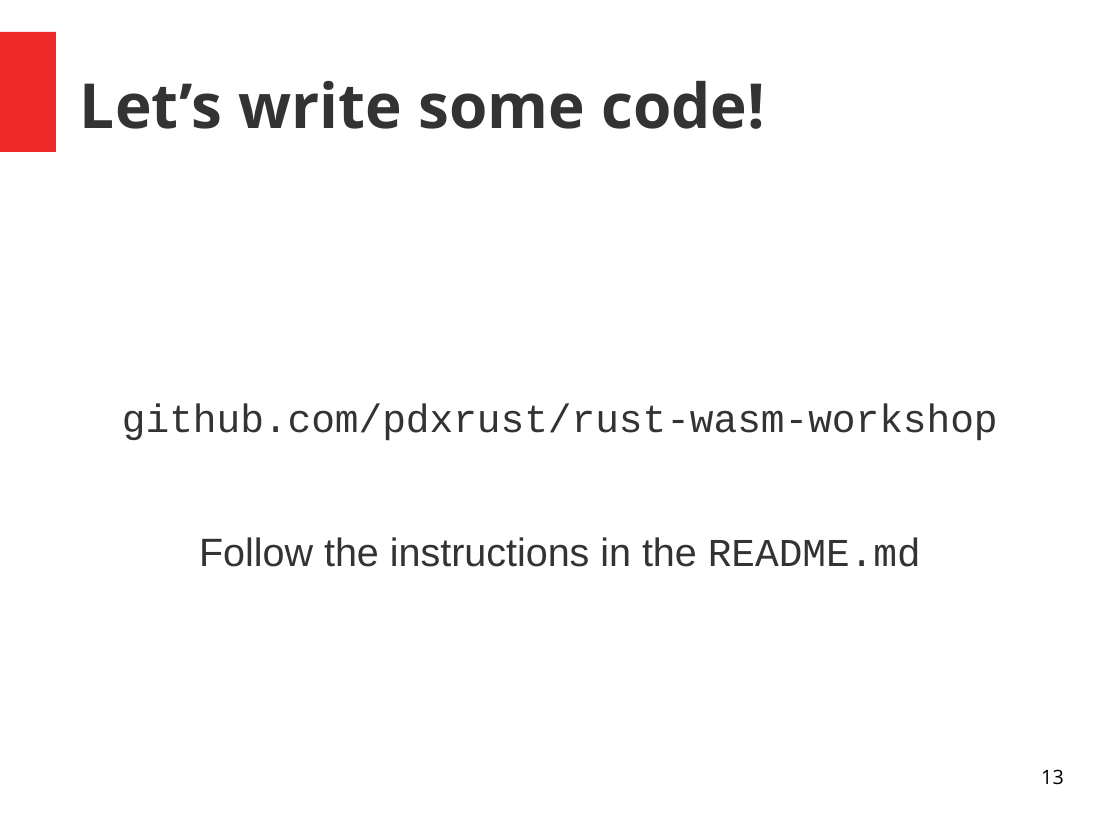
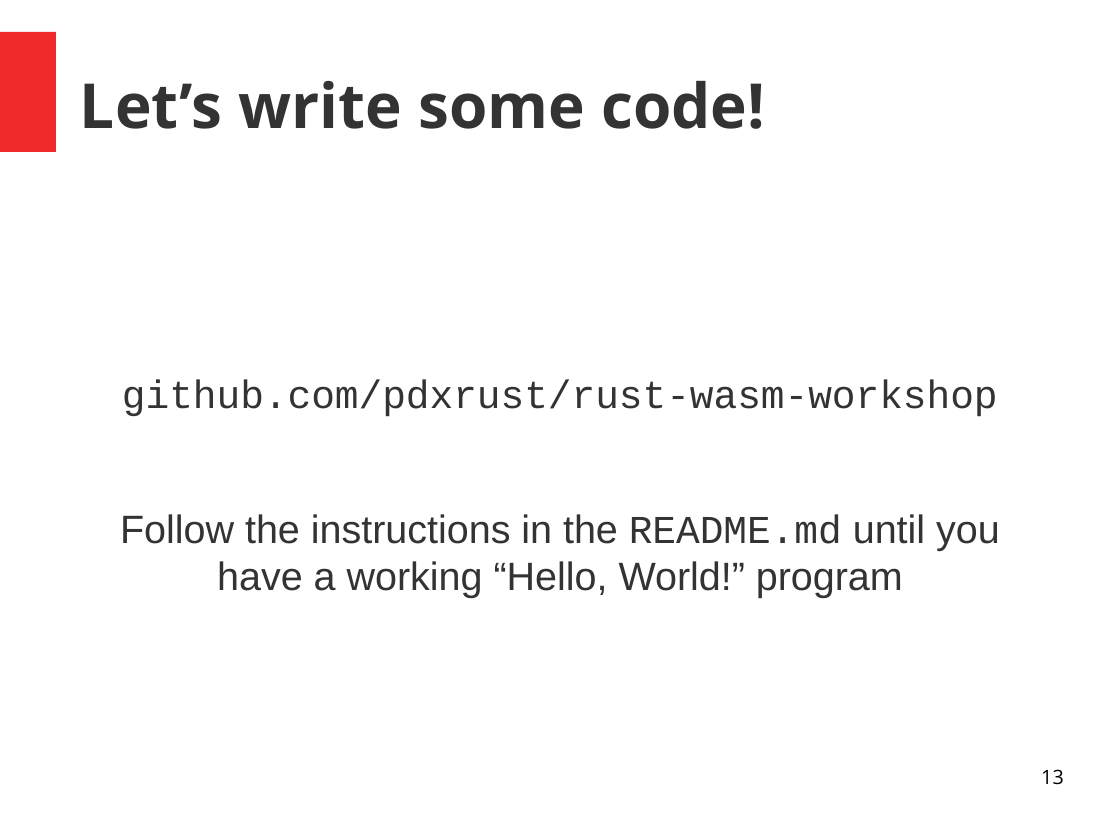
Before and after one commit to pdxrust/rust-wasm-workshop, a slide deck: slide 13 of rust-wasm-workshop-intro-slides.odp. Drawn at 1120x840 pixels with LibreOffice and Linux fonts; fonts in the diff are those of the drawing. Boxes give left, top, right and bottom in pixels: in the first picture for what was removed or moved away, otherwise in the second. Text is boxed around its words. In the diff, an @@ line names an element or a change of style, - is before the commit and + after.

```diff
--- a/rust-wasm-workshop-intro-slides.odp
+++ b/rust-wasm-workshop-intro-slides.odp
@@ text at (120, 514, 1000, 598): text changed @@
-Follow the instructions in the README.md
+Follow the instructions in the README.md until you have a working “Hello, World!” program
```
Also in this commit, not shown: 3 other slides changed, 5 slides added, 1 other file.
